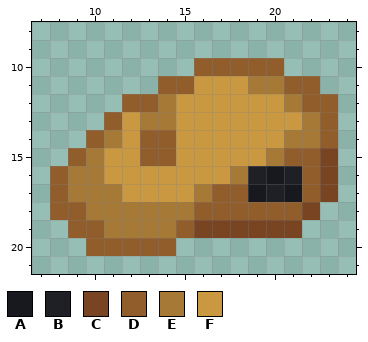
Pixel-art sprite: Resources/Textures/Clothing/Head/Hats/beret_qm.rsi/icon.png. The picture above was drawn from the file before the commit.
The file is 32x32 pixels. Shown: x 7..24, y 8..21.
Palette (. is transparent): A #18191e  B #1f2026  C #794421  D #915d2b  E #a77937  F #c99840
Pixels before, first column x 8:
10 ........DDDDD...
11 ......DDFFFEEDD.
12 ....DDEFFFFFFEDD
13 ...DFEEFFFFFFFED
14 ..DEFDDFFFFFFEED
15 .DEFFDDFFFFFEDDC
16 DEEFFFFFFFEBABDC
17 DEEEFFFFEDDABADC
18 DDEEEEEEDDDDDDC.
19 .DDEEEEDCCCCCC..
20 ..DDDDD.........
After the commit:
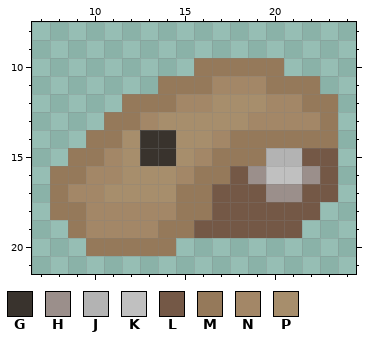
Colours new in this view: G #39332d  H #9b8f8b  J #b3b3b3  K #c0c0c0  L #745846  M #95795a  N #a38767  P #a78e6c
The edit:
Changed rows in their new state; - is an unchanged pixel.
first column x 8:
10 --------MMMMM---
11 ------MMMNNNMMM-
12 ----MMMNNPPPNNMM
13 ---MMNPPPPPNNNNM
14 --MMPGGPPNMMMMMM
15 -MMNPGGPNMMMJJLL
16 MMNNPPPNMMLHKKHL
17 MNNPPPPMMLLLHHLL
18 MMNNNNNMMLLLLLL-
19 -MNNNNMMLLLLLL--
20 --MMMMM---------
